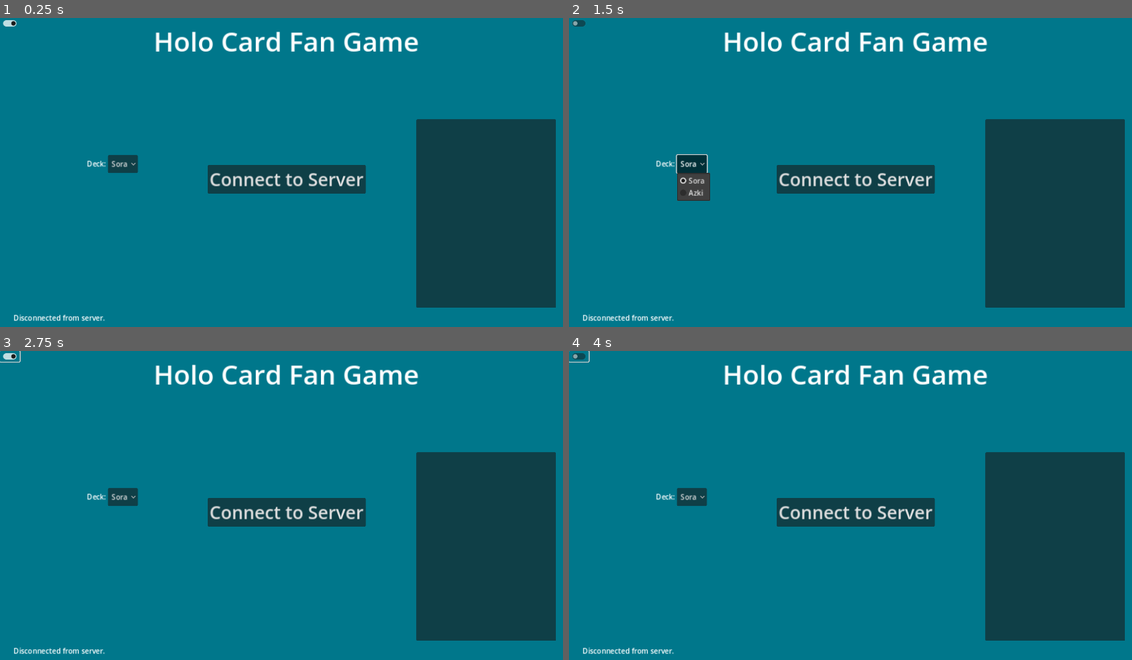
Above: before the commit, frames 1-4 (two rows, left to right).
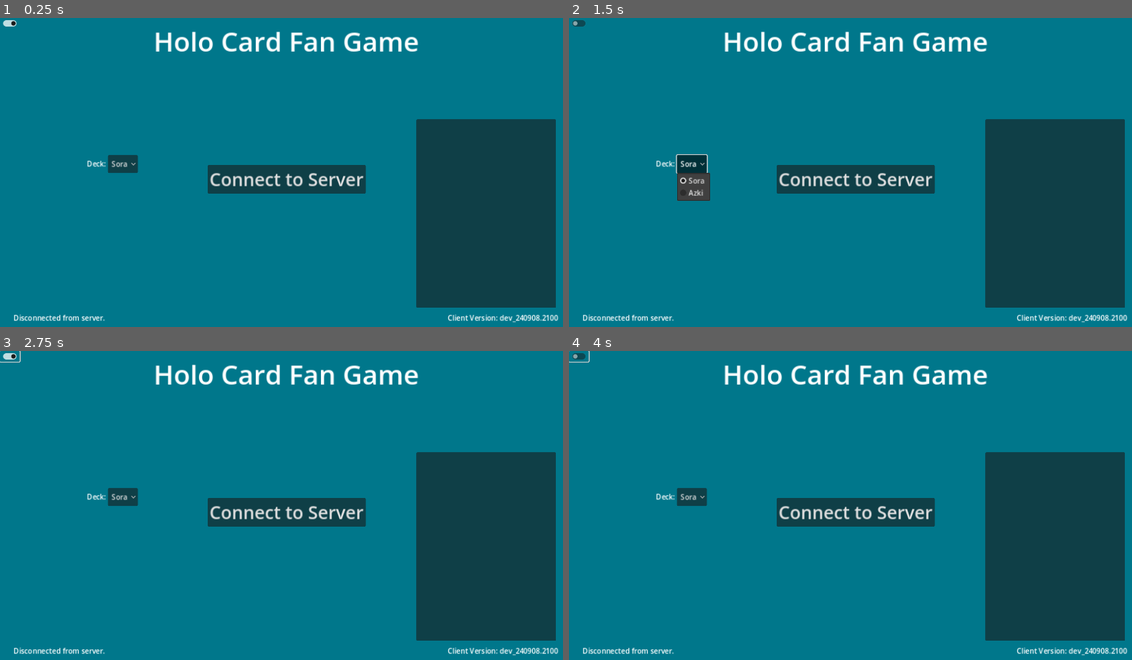
Above: after the commit, the same moments.

Repository: daniel-k-taylor/holocardclient
Game: Godot game, scene res://scenes/main.tscn
Two runs of this game, one before a commit and one after it. Both use one fixed random seed, a clock stepped at 60 frames per second and the inputs below.
Inputs (mouse positions are in pixels of both pictures, inside the frame that each line leads up to):
- Up to frame 1 (0.25 s): no input
- Up to frame 2 (1.5 s): click (580, 24) at 0.5 s; click "Sora" at 1.25 s
- Up to frame 3 (2.75 s): click (11, 357) at 2 s
- Up to frame 4 (4 s): click "Sora" at 2.75 s; click (580, 357) at 3.5 s

The runs differ from the first frame. In frame 1, 0.3% of the frame differs, in the area x 79-100%, y 95-99%; in frame 2, 0.3%; in frame 3, 0.3%; in frame 4, 0.3%.

Commit message:
Add client version to menu

Diff:
--- a/globals/global_settings.gd
+++ b/globals/global_settings.gd
@@ -1,8 +1,8 @@
 extends Node
 
 const ReleaseLoggingEnabled = false # If true, log even on release builds.
-const UseAzureServerAlways = false # If true, always defaults to the azure server.
-const ClientVersionString : String = "240804.1135" # YYMMDD.HHMM
+const UseAzureServerAlways = false # If true, always defaults to the azure server. Otherwise release=Azure, dev=local.
+const ClientVersionString : String = "240908.2100" # YYMMDD.HHMM
 const ReplayVersion = 1 # Increment this when you break replay compatibility.
 
 var LoggingEnabled : bool = true
--- a/scenes/menu/main_menu.gd
+++ b/scenes/menu/main_menu.gd
@@ -39,6 +39,7 @@
 
 # Labels
 @onready var server_status = $ServerStatus/ServerStatusLabel
+@onready var client_version = $ClientVersion/ClientVersionLabel
 
 # Other
 @onready var server_info_list : ItemList = $ServerInfoList
@@ -62,6 +63,8 @@
 	NetworkManager.connect("disconnected_from_server", _on_disconnected)
 	NetworkManager.connect("server_info", _on_server_info)
 	NetworkManager.connect("join_operation_failed", _on_join_failed)
+
+	client_version.text = GlobalSettings.get_client_version()
 
 func _update_element(button, enabled_value, visibility_value):
 	button.disabled = not enabled_value
--- a/scenes/menu/main_menu.tscn
+++ b/scenes/menu/main_menu.tscn
@@ -41,6 +41,21 @@
 offset_bottom = 690.0
 
 [node name="ServerStatusLabel" type="Label" parent="ServerStatus"]
+layout_mode = 2
+text = "Uninitialized"
+
+[node name="ClientVersion" type="HBoxContainer" parent="."]
+layout_mode = 0
+offset_left = 1000.0
+offset_top = 650.0
+offset_right = 1107.0
+offset_bottom = 690.0
+
+[node name="ClientVersionHeader" type="Label" parent="ClientVersion"]
+layout_mode = 2
+text = "Client Version:"
+
+[node name="ClientVersionLabel" type="Label" parent="ClientVersion"]
 layout_mode = 2
 text = "Uninitialized"
 
